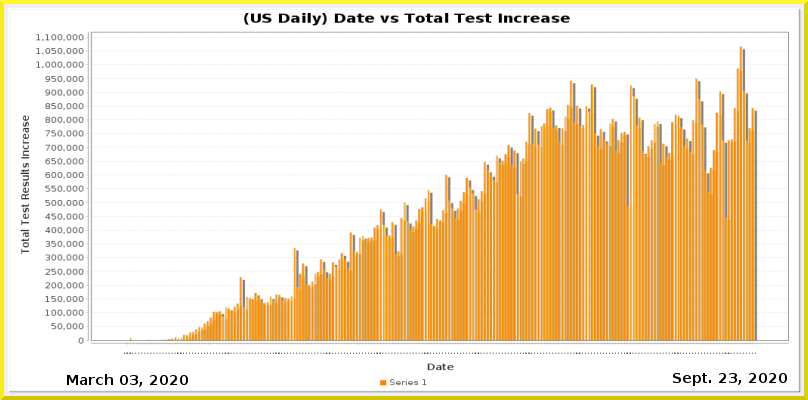
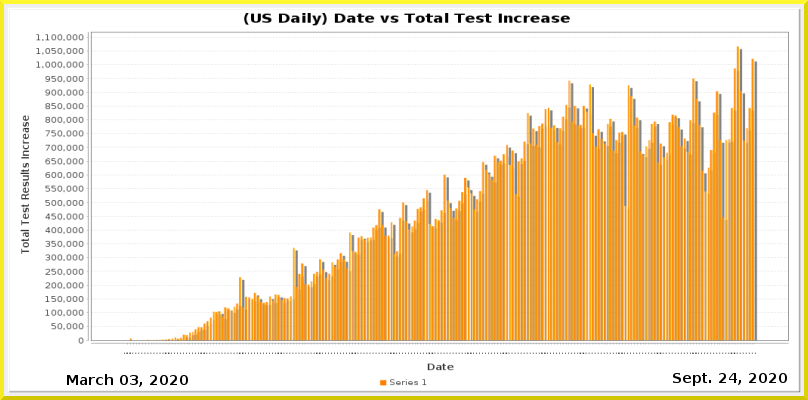
Two versions of the same layered image (808x400). Layer-by-layer changes:
painted on "Current Date" over (x1=729, y1=373, x2=737, y2=383)
painted on "Date_vs_TestIncrease.png" over (x1=147, y1=46, x2=758, y2=354)
